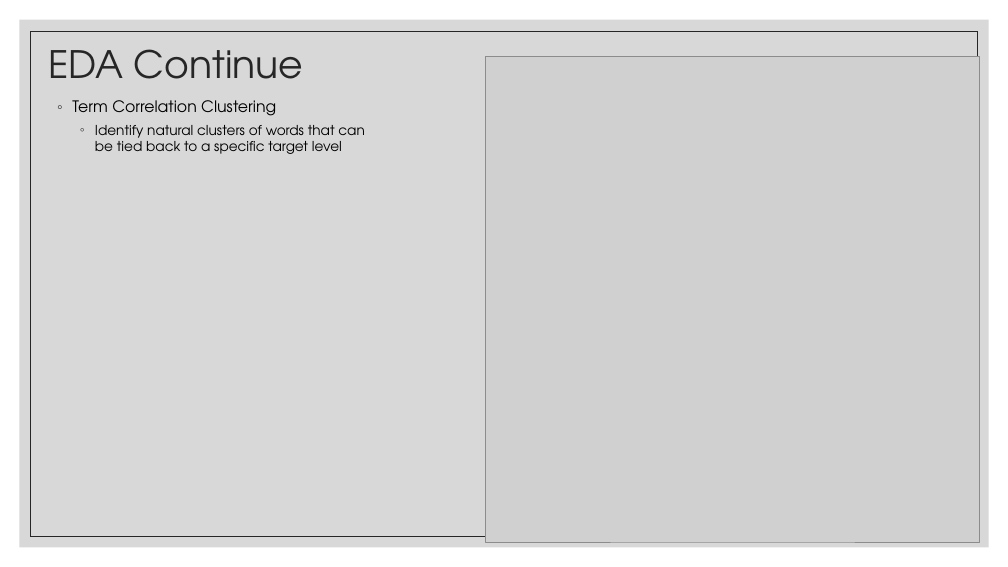
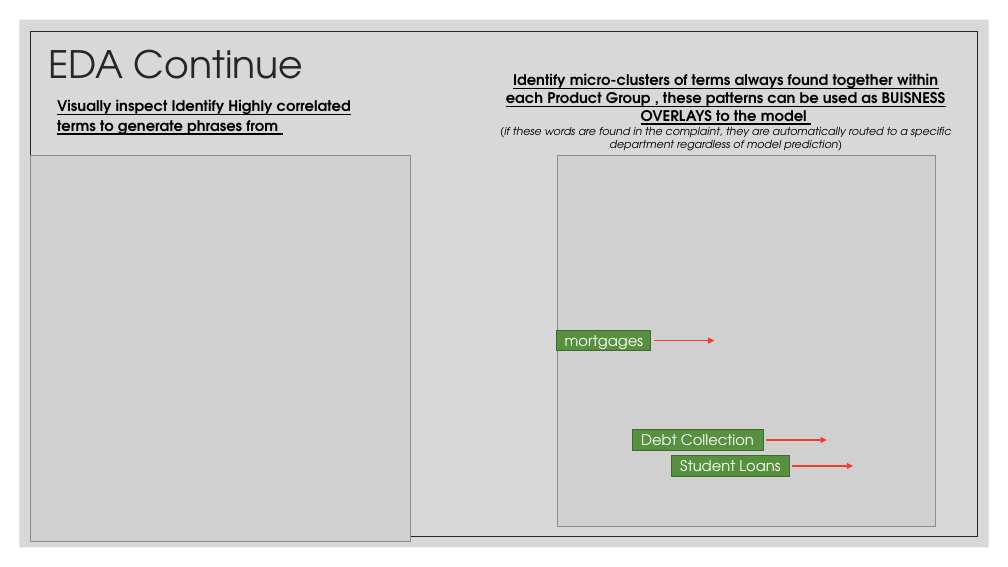
Before and after one commit to zack-carideo/qas4_casestudy, a slide deck: slide 6 of CFPB Complaint Modeling.pptx (slide 5 before the commit). Drawn at 1008x567 pixels with LibreOffice and Linux fonts; fonts in the diff are those of the drawing; grey boxes stand for pictures. Boxes give left, top, right and bottom in pixels: in the first picture for what was removed or moved away, otherwise in the second. Text is boxed around its words. In the diff, an @@ line names an element or a change of style, - is before the commit and + after.

```diff
--- a/CFPB Complaint Modeling.pptx
+++ b/CFPB Complaint Modeling.pptx
@@ text added at <box>500,73,952,151</box>, 14 pt, text #000000, bold, underline @@
+Identify micro-clusters of terms always found together within each Product Group , these patterns can be used as BUISNESS OVERLAYS to the model
+(if these words are found in the complaint, they are automatically routed to a specific department regardless of model prediction)
@@ text at <box>57,99,351,135</box>: text changed; size 13 to 14 pt; bold on @@
-◦ Term Correlation Clustering
-  ◦ Identify natural clusters of words that can be tied back to a specific target level
+Visually inspect Identify Highly correlated terms to generate phrases from
@@ picture added at <box>30,155,410,542</box> @@
@@ picture: place and size @@
-picture at <box>485,57,979,542</box>
+picture at <box>558,155,936,526</box>
@@ rectangle added at <box>557,330,651,351</box>, fill #57903F, outline #406B2F 1 pt, 14 pt, text #FFFFFF @@
+mortgages
@@ arrow added from (654, 341) to (715, 341), #F03F2B 1.5 pt @@
@@ rectangle added at <box>632,430,763,450</box>, fill #57903F, outline #406B2F 1 pt, 14 pt, text #FFFFFF @@
+Debt Collection
@@ arrow added from (766, 440) to (827, 440), #F03F2B 1.5 pt @@
@@ rectangle added at <box>671,456,789,476</box>, fill #57903F, outline #406B2F 1 pt, 14 pt, text #FFFFFF @@
+Student Loans
@@ arrow added from (792, 466) to (853, 466), #F03F2B 1.5 pt @@
```
Also in this commit, not shown: 14 other slides changed, 1 slide added, 1 slide removed.
